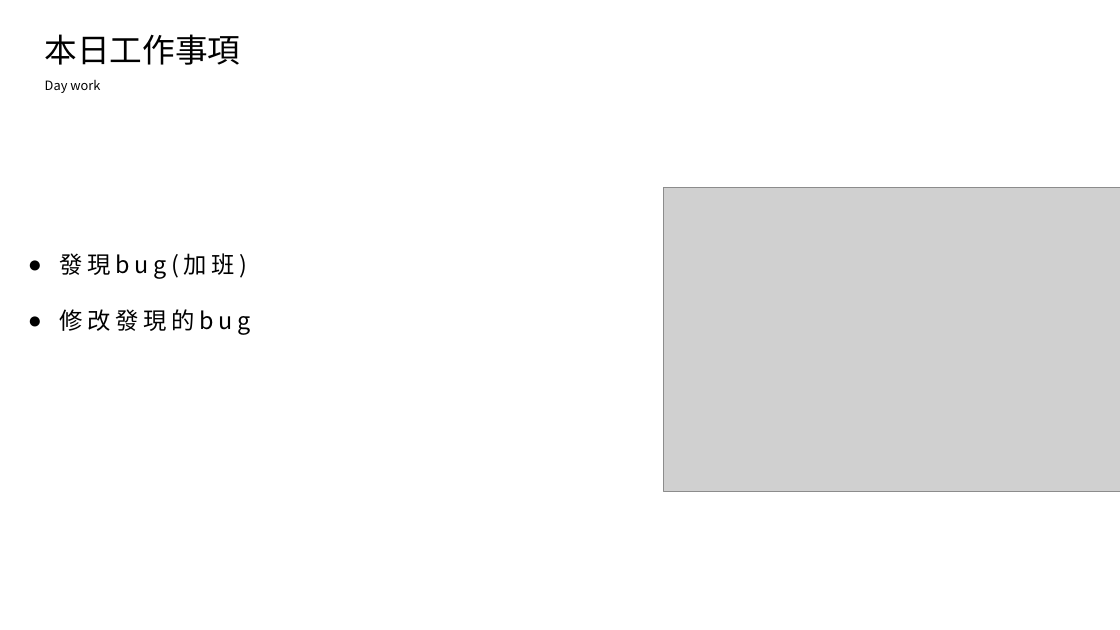
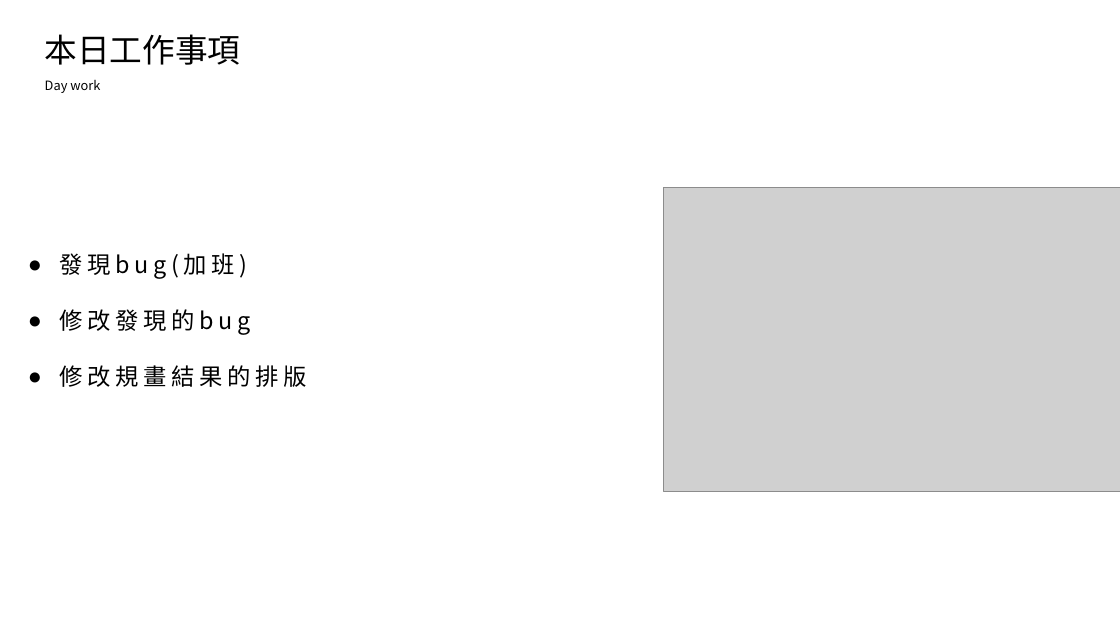
Before and after one commit to king637324/KnowledgeGreenhouseSystem, a slide deck: slide 2 of 工作日報_葉柏漢/2021.10/2021.10.14(加班)_2021.10.15工作日報_葉柏漢.pptx. Drawn at 1120x630 pixels with LibreOffice and Linux fonts; fonts in the diff are those of the drawing; grey boxes stand for pictures. Boxes give left, top, right and bottom in pixels: in the first picture for what was removed or moved away, otherwise in the second. Text is boxed around its words. In the diff, an @@ line names an element or a change of style, - is before the commit and + after.

```diff
--- a/工作日報_葉柏漢/2021.10/2021.10.14(加班)_2021.10.15工作日報_葉柏漢.pptx
+++ b/工作日報_葉柏漢/2021.10/2021.10.14(加班)_2021.10.15工作日報_葉柏漢.pptx
@@ text at bbox=[59, 365, 307, 387]: paragraph added @@
+● 修改規畫結果的排版
```
Also in this commit, not shown: 3 slides added, 2 slides removed, 6 other files.
